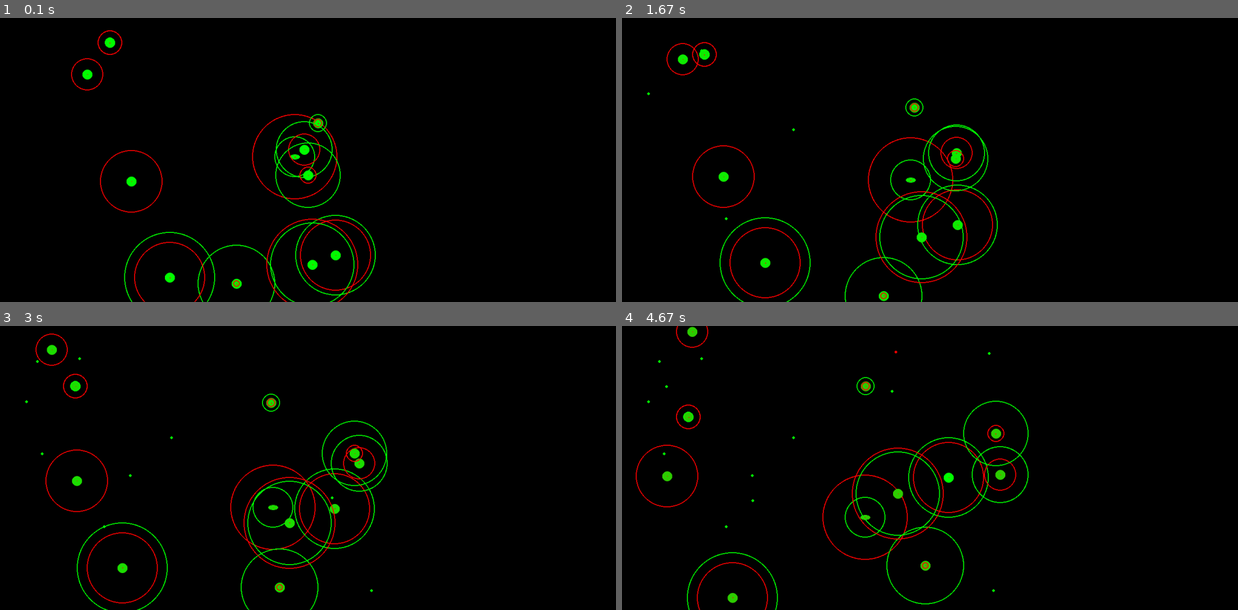
Above: before the commit, frames 1-4 (two rows, left to right).
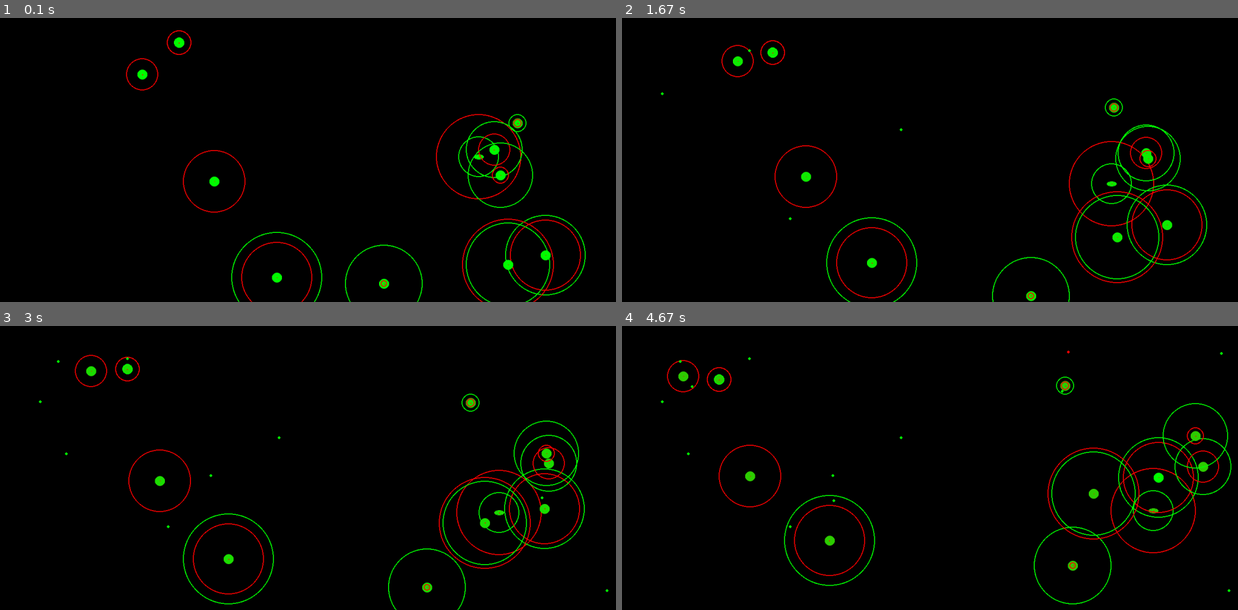
Above: after the commit, the same moments.

Repository: TinaVitanova/GameOfLife
Game: pygame game, started from main.py
Same seed, same stepped clock (60 frames per second), same inputs: the game is played once before the commit and once after it.
Inputs (mouse positions are in pixels of both pictures, inside the frame that each line leads up to):
- Up to frame 1 (0.1 s): no input
- Up to frame 2 (1.67 s): click (930, 160) at 0.4 s
- Up to frame 3 (3 s): no input
- Up to frame 4 (4.67 s): no input

The runs differ from the first frame. In frame 1, 5.5% of the frame differs, in the area x 11-96%, y 4-100%; in frame 2, 5.9%; in frame 3, 6.1%, in the area x 4-99%, y 2-100%; in frame 4, 6.1%.

Commit message:
Add pause command

Diff:
--- a/constants.py
+++ b/constants.py
@@ -1,4 +1,4 @@
-game_width_const = 800
+game_width_const = 1300
 game_height_const = 600
 white_const = (255, 255, 255)
 black_const = (0, 0, 0)
--- a/main.py
+++ b/main.py
@@ -24,59 +24,72 @@
         bots_array.add_bots(genetic_bot_class.BotClass(random.uniform(0, constants.game_width_const),
                                                        random.uniform(0, constants.game_height_const), 2))
     running = True
+    paused = False
     while running:
-        time.sleep(0.05)
-        pygame_screen.game_display.fill(constants.black_const)
-
-        # if len(bots_array.get_bots) < 10 or random.random() < 0.0001:
-        #     bots_array.add_bots(BotClass(random.uniform(0, game_width), random.uniform(0, game_height), 2))
-        if random.random() < 0.1:
-            food_array.add_food(numpy.array([random.uniform(constants.boundary_size_const,
-                                                            constants.game_width_const - constants.boundary_size_const),
-                                             random.uniform(constants.boundary_size_const,
-                                                            constants.game_height_const -
-                                                            constants.boundary_size_const)], dtype='float64'))
-        if random.random() < 0.01:
-            poison.append(numpy.array([random.uniform(constants.boundary_size_const,
-                                                      constants.game_width_const - constants.boundary_size_const),
-                                       random.uniform(constants.boundary_size_const,
-                                                      constants.game_height_const - constants.boundary_size_const)],
-                                      dtype='float64'))
-        if len(poison) > constants.max_poison_const:
-            poison.pop(0)
 
         for event in pygame.event.get():
-            if event.type == pygame.MOUSEBUTTONDOWN:
-                # If the user clicked on the input_box rect.
-                print(event)
-            if event.type == pygame.QUIT:
-                running = False
+            print(event)
+            if event.type == pygame.KEYDOWN:
+                print(event.type)
+                print(event.key)
+                if event.key == pygame.K_p:  # Pausing
+                    paused = True
+                if event.key == pygame.K_u:  # Unpausing
+                    paused = False
 
-        for bot in bots_array.get_bots()[::-1]:
-            if bot.bot_type == 1:
-                bot.eat(food_array.get_food(), 0)
-                bot.eat(poison, 1)
-            if bot.bot_type == 2:
-                bot.eat_bot(bots_array.get_bots(), 0, 1)
-            bot.boundaries()
-            # bot.seek(pygame.mouse.get_pos())
-            bot.update()
-            if bot.age > oldest_ever:
-                oldest_ever = bot.age
-                oldest_ever_dna = bot.dna
-                # print(oldest_ever, oldest_ever_dna)
-            bot.draw_bot(pygame_screen.game_display)
-            if bot.dead(food_array.get_food()):
-                bots_array.get_bots().remove(bot)
-            else:
-                bot.reproduce(bots_array.get_bots())
+        if not paused:
+            time.sleep(0.05)
+            pygame_screen.game_display.fill(constants.black_const)
 
-        for i in food_array.get_food():
-            pygame.draw.circle(pygame_screen.game_display, (0, 255, 0), (int(i[0]), int(i[1])), 3)
-        for i in poison:
-            pygame.draw.circle(pygame_screen.game_display, (255, 0, 0), (int(i[0]), int(i[1])), 3)
-        pygame.display.update()
-        clock.tick(constants.fps_const)
+            # if len(bots_array.get_bots) < 10 or random.random() < 0.0001:
+            #     bots_array.add_bots(BotClass(random.uniform(0, game_width), random.uniform(0, game_height), 2))
+            if random.random() < 0.1:
+                food_array.add_food(numpy.array([random.uniform(constants.boundary_size_const,
+                                                                constants.game_width_const - constants.boundary_size_const),
+                                                 random.uniform(constants.boundary_size_const,
+                                                                constants.game_height_const -
+                                                                constants.boundary_size_const)], dtype='float64'))
+            if random.random() < 0.01:
+                poison.append(numpy.array([random.uniform(constants.boundary_size_const,
+                                                          constants.game_width_const - constants.boundary_size_const),
+                                           random.uniform(constants.boundary_size_const,
+                                                          constants.game_height_const - constants.boundary_size_const)],
+                                          dtype='float64'))
+            if len(poison) > constants.max_poison_const:
+                poison.pop(0)
+
+            for event in pygame.event.get():
+                if event.type == pygame.MOUSEBUTTONDOWN:
+                    # If the user clicked on the input_box rect.
+                    print(event)
+                if event.type == pygame.QUIT:
+                    running = False
+
+            for bot in bots_array.get_bots()[::-1]:
+                if bot.bot_type == 1:
+                    bot.eat(food_array.get_food(), 0)
+                    bot.eat(poison, 1)
+                if bot.bot_type == 2:
+                    bot.eat_bot(bots_array.get_bots(), 0, 1)
+                bot.boundaries()
+                # bot.seek(pygame.mouse.get_pos())
+                bot.update()
+                if bot.age > oldest_ever:
+                    oldest_ever = bot.age
+                    oldest_ever_dna = bot.dna
+                    # print(oldest_ever, oldest_ever_dna)
+                bot.draw_bot(pygame_screen.game_display)
+                if bot.dead(food_array.get_food()):
+                    bots_array.get_bots().remove(bot)
+                else:
+                    bot.reproduce(bots_array.get_bots())
+
+            for i in food_array.get_food():
+                pygame.draw.circle(pygame_screen.game_display, (0, 255, 0), (int(i[0]), int(i[1])), 3)
+            for i in poison:
+                pygame.draw.circle(pygame_screen.game_display, (255, 0, 0), (int(i[0]), int(i[1])), 3)
+            pygame.display.update()
+            clock.tick(constants.fps_const)
 
     pygame.quit()
     quit()
--- a/pygame_screen.py
+++ b/pygame_screen.py
@@ -3,7 +3,7 @@
 
 pygame.init()
 
-game_display = pygame.display.set_mode((game_width_const + 500, game_height_const))
+game_display = pygame.display.set_mode((game_width_const, game_height_const))
 
 
 def get_game_display():
